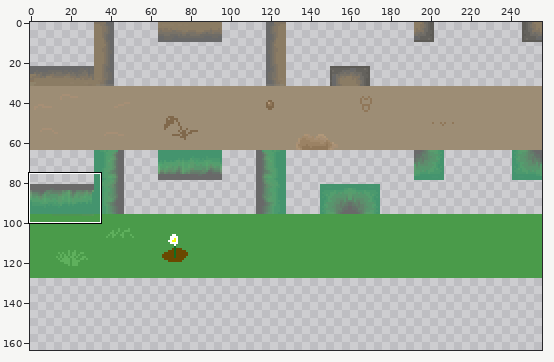
Two states of a sprite sheet, 15-final_project/tileset/CHAR1.png. The picture above shows the old version from afar; the outline marks the close-up.
Close-up. Earlier state:
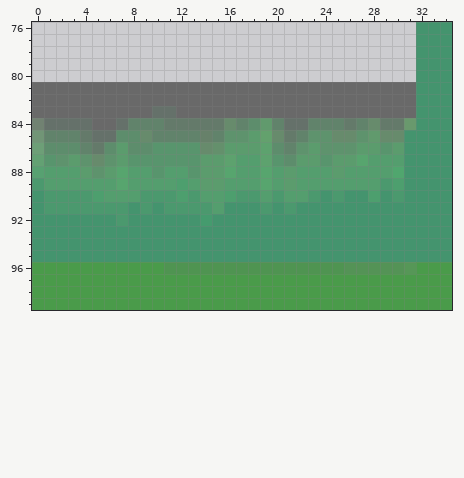
The file is 256x256 pixels. Pixels under 10% opacity are left out. Colours within 5 levels of each other are drawn and written as one. Shown: x 0..34, y 76..99. The wide view leaves out empty margins. The commit also changed other parts of the picture, which this record leaves out.
New version:
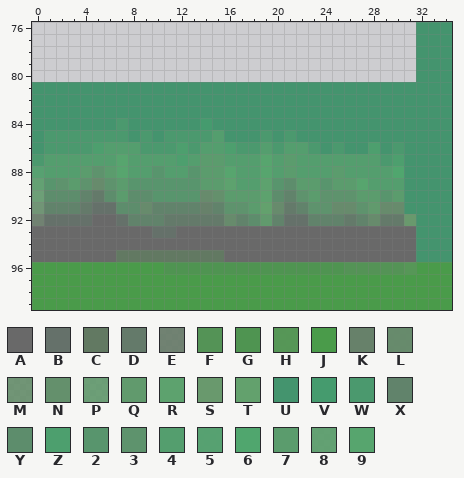
Palette (. is transparent): A #696969  B #65716a  C #627962  D #647a6a  E #687b69e9  F #519253f9  G #4f9451  H #509451f2  J #4a9b4a  K #67816a  L #668a6bfd  M #658e6ae2  N #64906c  P #60996be0  Q #619a6d  R #5da26e  S #67986bf9  T #63a16dfe  U #44946e  V #459b6e  W #4b996e  X #61836b  Y #5d8d6c  Z #4d9f6e  2 #58956d  3 #5e936d  4 #549e6e  5 #53a06ef7  6 #50a66efe  7 #5b9c6d  8 #5b9e6ced  9 #57a56e
From old to new:
y 81..82: x 0..31 AAAAAAAAAAAAAAAAAAAAAAAAAAAAAAAA -> UUUUUUUUUUUUUUUUUUUUUUUUUUUUUUUU
y 83: x 0..31 AAAAAAAAAABBAAAAAAAAAAAAAAAAAAAA -> UUUUUUUUUUUUUUUUUUUUUUUUUUUUUUUU
y 84: x 0..31 EBBBBAABXXXDDDDDLXYQXBBXXXDXLDDS -> UUUUUUUWUUUUUUVUUUUUUUUUUUUUUUUU
y 85: x 0..30 MXXXDBBYYLXXXXKX337TLDX33LL3QLL -> UWWWWWWWUWUWWWW4UUUWUWUUUUUUUUU
y 86: x 0..30 PYYYXDY7YY2222LN777RYX373337727 -> UWWWWZ444WWWZW44ZWW4W44WUWUUZUW
y 87: x 0..13 82373L37222222 -> W44444494444Z4; x 16 R -> 4; x 19..27 R2Y772779 -> 947444444; x 29..30 44 -> WZ
y 89: x 0..13 W44444494444Z4 -> 82373L37222222; x 16 4 -> R; x 19..27 947444444 -> R2Y772779; x 29..30 WZ -> 44
y 90: x 0..30 UWWWWZ444WWWZW44ZWW4W44WUWUUZUW -> PYYYXDY7YY2222LN777RYX373337727
y 91: x 0..30 UWWWWWWWUWUWWWW4UUUWUWUUUUUUUUU -> MXXXDBBYYLXXXXKX337TLDX33LL3QLL
y 92: x 0..31 UUUUUUUWUUUUUUVUUUUUUUUUUUUUUUUU -> EBBBBAABXXXDDDDDLXYQXBBXXXDXLDDS
y 93: x 0..31 UUUUUUUUUUUUUUUUUUUUUUUUUUUUUUUU -> AAAAAAAAAABBAAAAAAAAAAAAAAAAAAAA
y 94: x 0..31 UUUUUUUUUUUUUUUUUUUUUUUUUUUUUUUU -> AAAAAAAAAAAAAAAAAAAAAAAAAAAAAAAA
y 95: x 0..31 UUUUUUUUUUUUUUUUUUUUUUUUUUUUUUUU -> AAAAAAACCCCCCCCCAAAAAAAAAAAAAAAA
Where, in picture pixels (left, top, right, bottom), the same in both close-ups:
changed: (32, 82, 416, 262)
